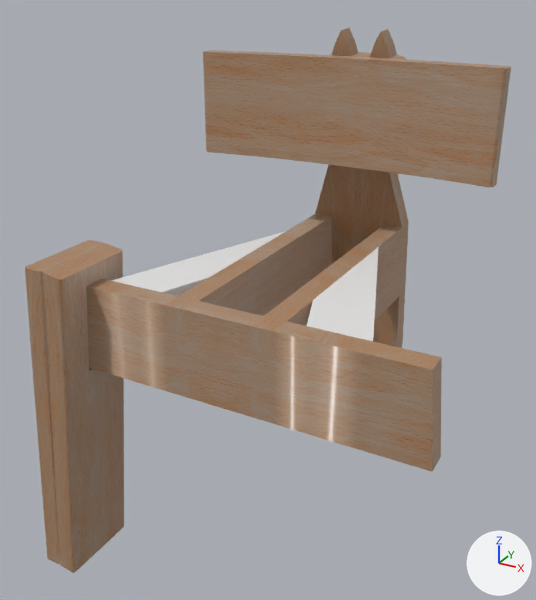
One commit to the Blender file 小海狸/斑斓/一百张凳子/一百张凳子_001.blend: the scene before it, then after it.
One viewpoint serves both versions: a camera (50 mm lens) standing at (0.284, -0.444, 0.541) and looking at (-0.034, 0.133, 0.253). Every picture has the same lights, and +X, +Y and +Z are marked at lower right. The picture after the commit comes second.
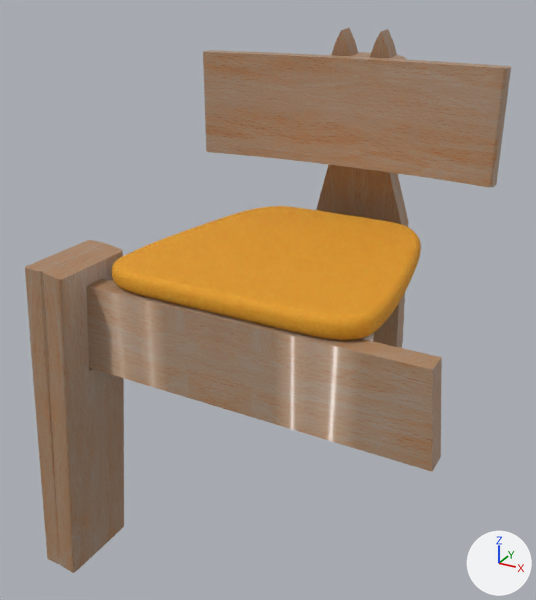
Where the newer file only moved an object's origin or applied its transform, the numbers keep the older frame.

The change, as a diff of the scene's bpy script:
```diff
--- a/小海狸/斑斓/一百张凳子/一百张凳子_001.blend.py
+++ b/小海狸/斑斓/一百张凳子/一百张凳子_001.blend.py
@@ me_cube_013 @@
 me_cube_013.from_pydata(...)  # 36 vertices, 34 faces; spans x -0.00254..0.00246, y -0.00278..0.00447, z -0.005..0.005
+me_cube_013.materials.append(mat_wood)
@@ me_cube_001 @@
+me_cube_001.from_pydata(...)  # 36 vertices, 34 faces; spans x 0.00592..0.02036, y -0.0005..0.00549, z -0.005..0.005
@@ ob_cube_009 @@
 _m = ob_cube_009.modifiers.new('Subdivision', 'SUBSURF')
 _m.levels = 2
-ob_cube_009.hide_set(True)
@@ ob_cube_001 @@
 ob_cube_001.scale = (10.0, 30.0, 2.0)
-_m = ob_cube_001.modifiers.new('Mirror', 'MIRROR')
-_m.use_axis = (True, False, True)
-_m.mirror_object = ob_cube_003
@@ ob_cube_006 @@
+ob_cube_006 = bpy.data.objects.new('Cube.006', me_cube_001)
+ob_cube_006.location = (-0.071, 0.071, 0.29)
+ob_cube_006.rotation_euler = (0.0, 0.0, -0.349)  # degrees (0, 0, -20)
+ob_cube_006.scale = (10.0, 30.0, 2.0)
```

Pixel boxes (x1, y1, x2, y2) of what changed, in the pictures (536 x 600 px):
'Cube.009', shown (orange): after (112, 206, 421, 340)
'Cube.001', recoloured: (111, 231, 379, 341) in both
'Cube.006', added (mostly hidden): after (360, 333, 374, 341)
'Cube.004', unchanged, covered by the edit: before (164, 214, 409, 424); after (164, 222, 409, 424)
